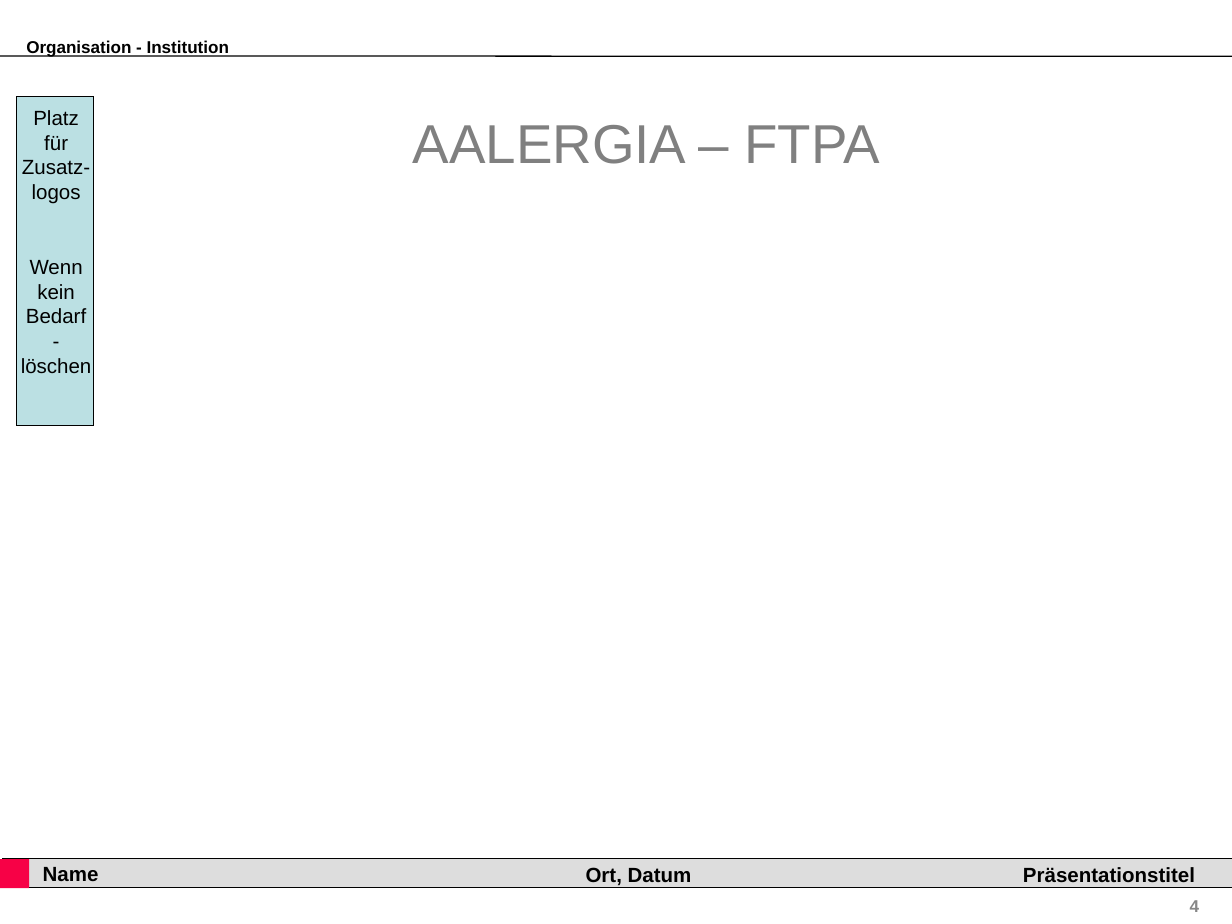
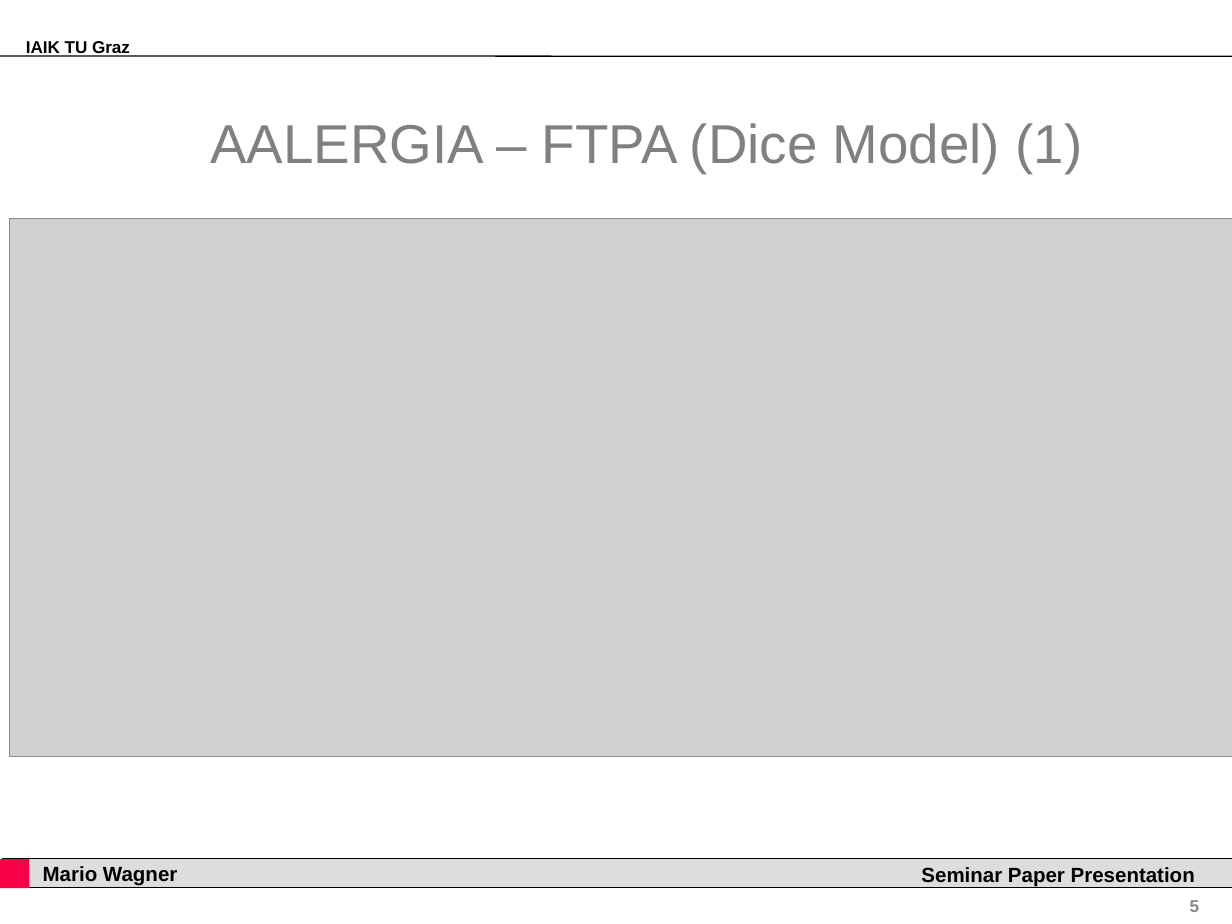
Before and after one commit to grashupfa/seminar, a slide deck: slide 5 of presentation/seminarpaper.ppt (slide 4 before the commit). Drawn at 1232x924 pixels with LibreOffice and Linux fonts; fonts in the diff are those of the drawing; grey boxes stand for pictures; background and template pictures are left out. Boxes give left, top, right and bottom in pixels: in the first picture for what was removed or moved away, otherwise in the second. Text is boxed around its words. In the diff, an @@ line names an element or a change of style, - is before the commit and + after.

```diff
--- a/presentation/seminarpaper.ppt
+++ b/presentation/seminarpaper.ppt
@@ text removed at bbox=[26, 40, 229, 57] @@
-Organisation - Institution
@@ text added at bbox=[26, 41, 130, 57], 10 pt, text #000000, bold @@
+IAIK TU Graz
@@ rectangle removed at bbox=[16, 96, 94, 426] @@
@@ text removed at bbox=[21, 110, 92, 374] @@
-Platz
-für
-Zusatz-
-logos
-Wenn
-kein
-Bedarf
--
-löschen
@@ title at bbox=[210, 123, 1082, 173]: text changed @@
-AALERGIA – FTPA
+AALERGIA – FTPA (Dice Model) (1)
@@ picture added at bbox=[10, 219, 1232, 758] @@
@@ text in rectangle at bbox=[43, 866, 177, 886]: text changed @@
-Name
+Mario Wagner
@@ text removed at bbox=[586, 867, 692, 885] @@
-Ort, Datum
@@ text added at bbox=[921, 867, 1195, 887], 12 pt, text #000000, bold @@
+Seminar Paper Presentation
@@ text removed at bbox=[1023, 867, 1195, 883] @@
-Präsentationstitel
@@ page number at bbox=[1190, 900, 1200, 912]: text changed @@
-4
+5
```
Also in this commit, not shown: 6 other slides changed, 10 slides added, 5 slides removed.
